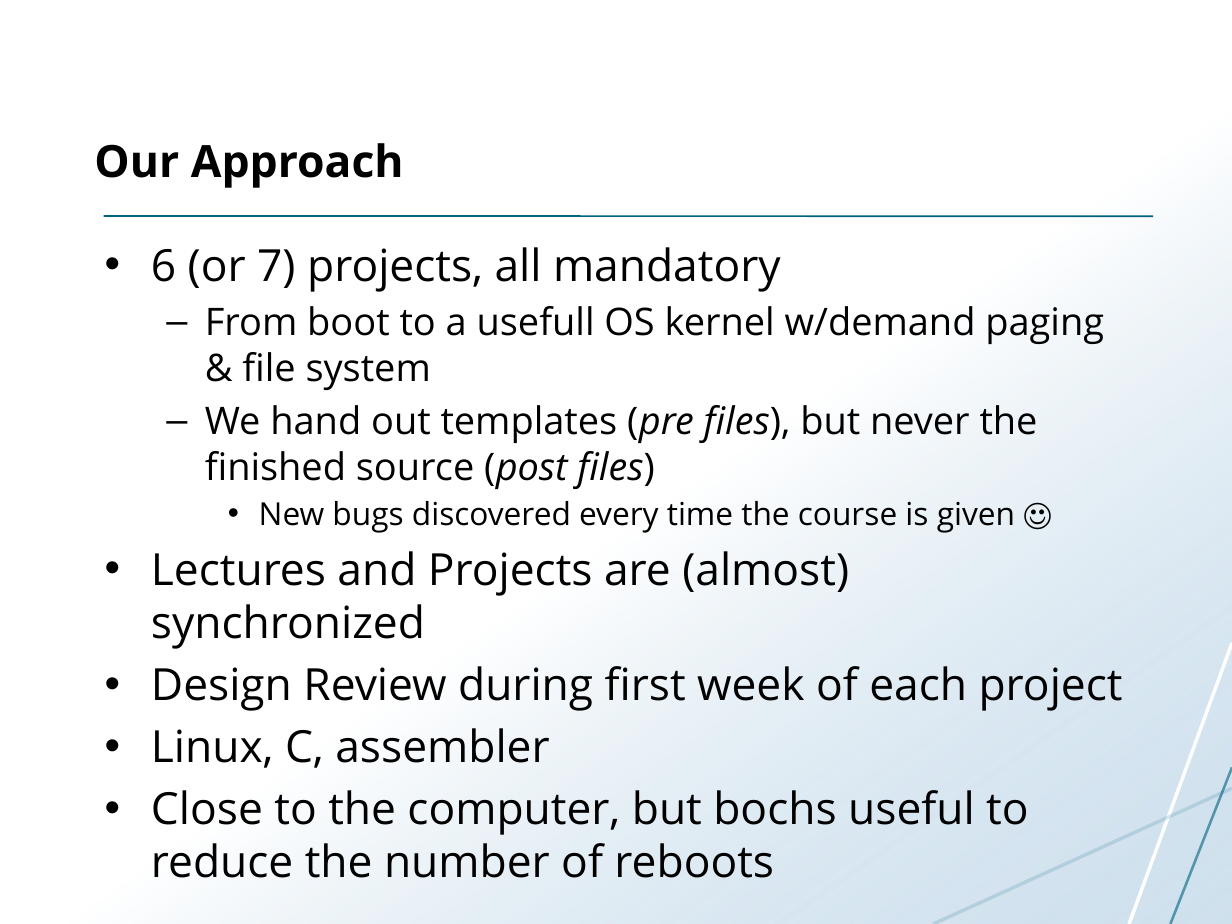
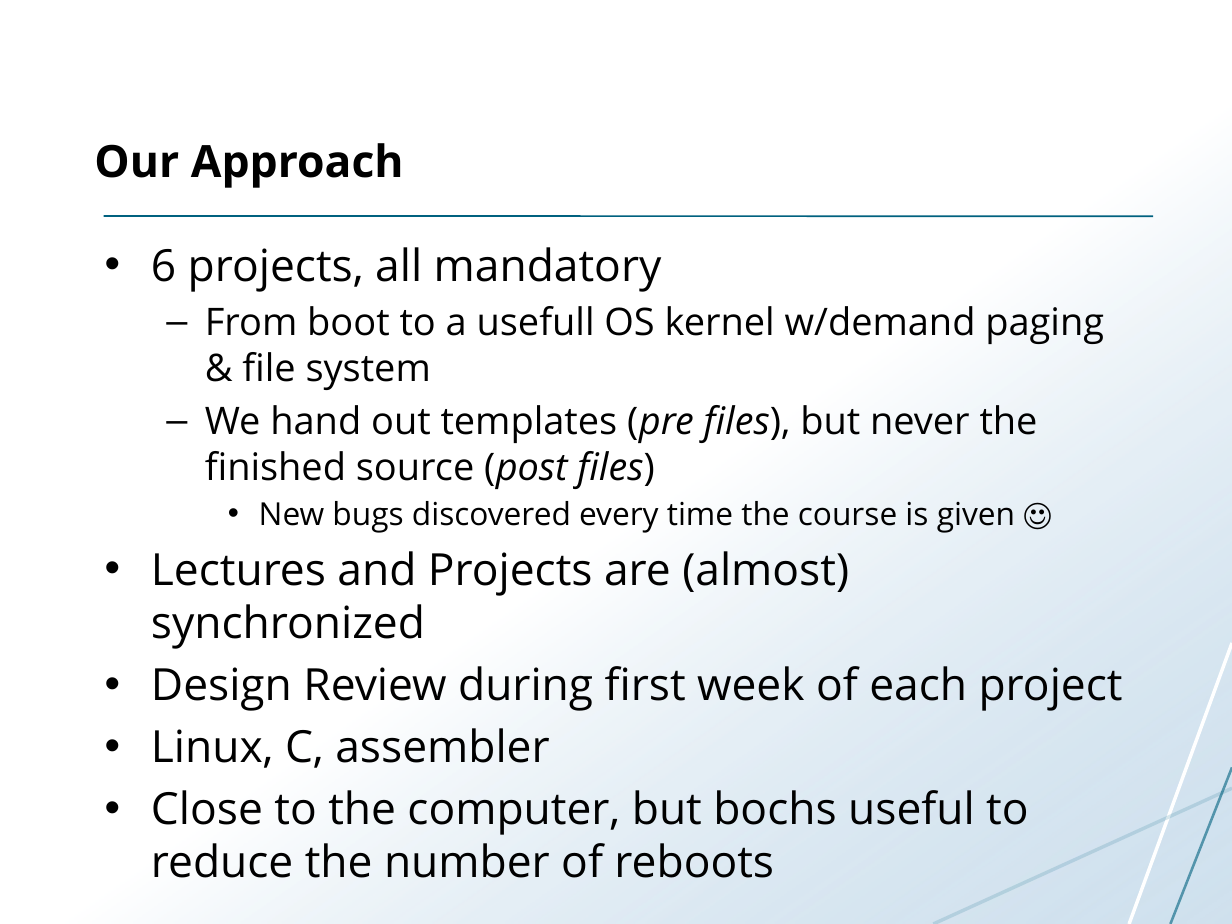
Before and after one commit to uit-inf-2201-s17/uit-inf-2201-s17.github.io, a slide deck: slide 16 of lectures/01-introduction.pptx. Drawn at 1232x924 pixels with LibreOffice and Linux fonts; fonts in the diff are those of the drawing. Boxes give left, top, right and bottom in pixels: in the first picture for what was removed or moved away, otherwise in the second. Text is boxed around its words. In the diff, an @@ line names an element or a change of style, - is before the commit and + after.

```diff
--- a/lectures/01-introduction.pptx
+++ b/lectures/01-introduction.pptx
@@ text at bbox=[151, 247, 662, 292]: text changed @@
-• 6 (or 7) projects, all mandatory
+• 6 projects, all mandatory
```
Also in this commit, not shown: 1 other file.
